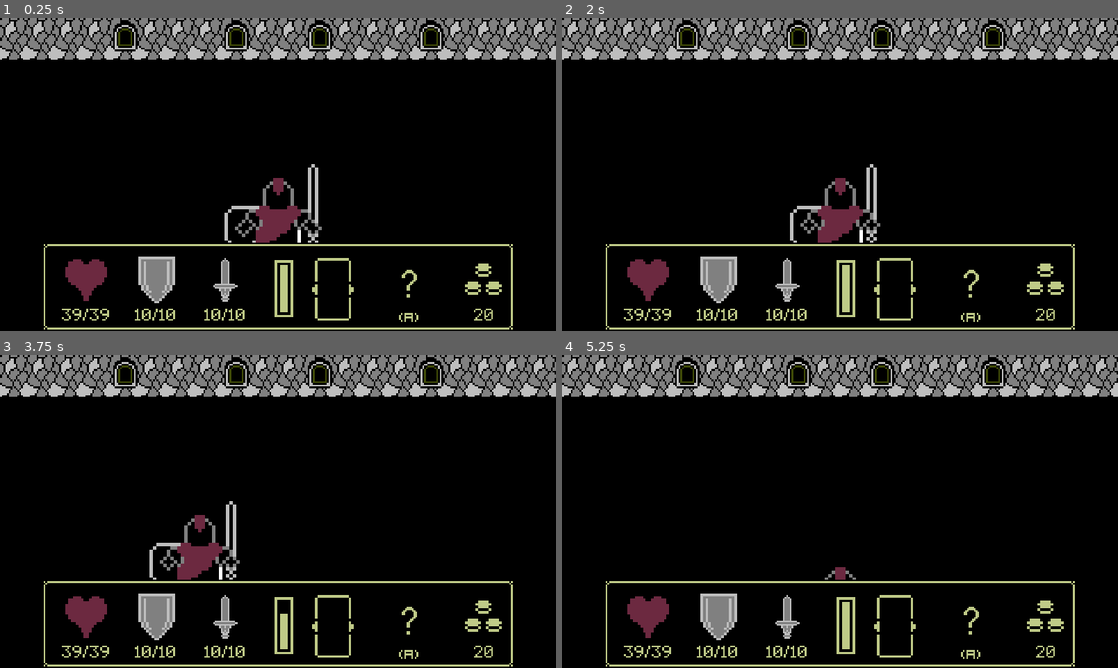
Above: before the commit, frames 1-4 (two rows, left to right).
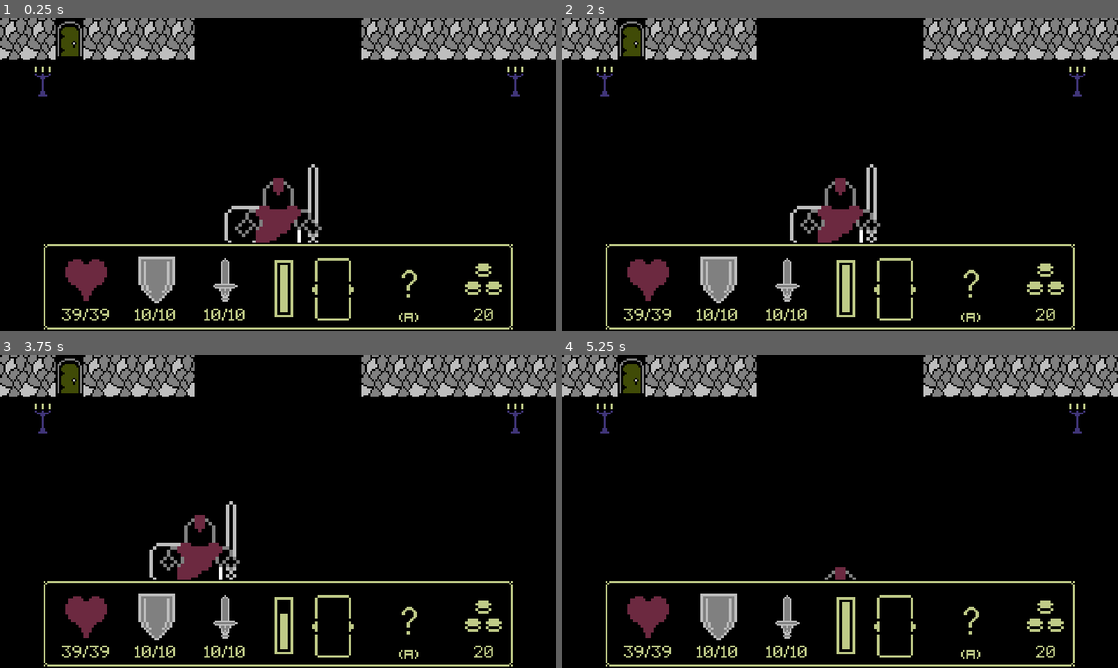
Above: after the commit, the same moments.

Repository: ChrisGlenn/tdaci
Game: Godot game, scene res://Scenes/Battleground/battleground.tscn
The game is run twice, just before and just after one commit, with the same random seed, the same clock (stepped at 60 frames per second) and the same inputs. This scene is started directly instead of the project's main scene.
Inputs:
- Up to frame 1 (0.25 s): no input
- Up to frame 2 (2 s): tap Enter at 0.5 s; hold Right (ci_RIGHT) 0.53-1.28 s; tap Space (ci_A) at 0.6, 1.25 s; hold Down (ci_DOWN) from 1.28 s (still down); tap Ctrl (ci_B) at 1.35 s
- Up to frame 3 (3.75 s): release Down (ci_DOWN) at 2.03 s; hold Right (ci_RIGHT) 2.03-2.78 s; tap End (ci_END) at 2.1 s; tap Enter at 2.75 s; hold Up (ci_UP) 2.78-3.53 s; tap Space (ci_A) at 2.85 s; hold Left (ci_LEFT) from 3.53 s (still down); tap Ctrl (ci_B) at 3.6 s
- Up to frame 4 (5.25 s): tap End (ci_END) at 4.35 s; release Left (ci_LEFT) at 5.03 s; hold Down (ci_DOWN) from 5.03 s (still down); tap Space (ci_A) at 5.1 s

The runs differ from the first frame. In frame 1, 4.0% of the frame differs, in the area x 6-95%, y 0-26%; in frame 2, 4.0%; in frame 3, 4.0%; in frame 4, 4.0%.

Commit message:
Battleground Fix 9/19/2024

Diff:
--- a/Scenes/Battleground/battleground.gd
+++ b/Scenes/Battleground/battleground.gd
@@ -9,7 +9,7 @@
 	RNG.randomize() # seed random
 	if Globals.battle_background_dynamic:
 		# RANDOM BACKGROUND - get a random number from 0 to background child size (-1) then set that background to visible
-		var background_index = RNG.randi_range(0,BACKGROUND.get_child_count()) # get the background number
+		var background_index = RNG.randi_range(0,BACKGROUND.get_child_count()-1) # get the background number
 		var background = BACKGROUND.get_child(background_index)
 		background.visible = true # display the random background
 	else:
